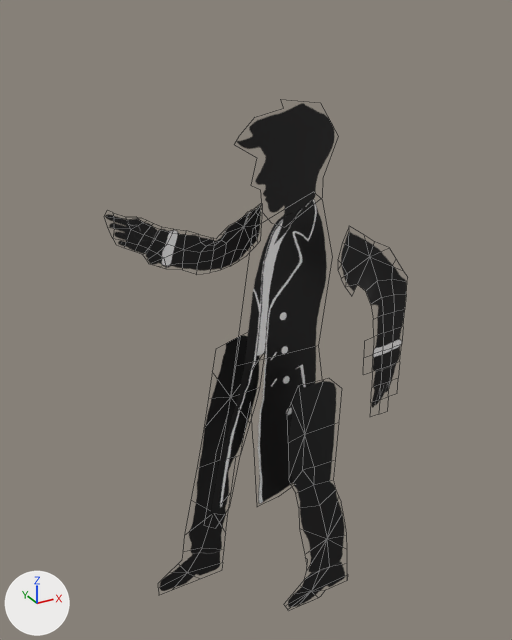
The FBX model Figuren/Hill/Hill_idle.fbx: old version first, new version second.
One viewpoint serves both versions: a 50 mm lens placed at (-0.00529, -0.01212, 0.00788), pointed at (0.00156, 0.00033, 0.00165). The lights are fixed; the arrows at lower left show +X, +Y and +Z. Mesh edges are drawn as thin lines. Where no turn or scale is listed for an object, it has been applied to the vertices.

Before the edit, the objects in view are built like this:
```python
ob_kopf = bpy.data.objects.new('Kopf', me_mesh_003)
ob_kopf.location = (0.00291, 0.0, 0.00136)
ob_körper = bpy.data.objects.new('Körper', me_mesh_002)
ob_körper.location = (0.0, 0.0, -0.00056)
ob_l_arm = bpy.data.objects.new('L_Arm', me_mesh_004)
ob_l_arm.location = (0.00759, -0.001, -0.00115)
ob_l_fuß = bpy.data.objects.new('L_Fuß', me_mesh)
ob_l_fuß.location = (0.00324, -0.001, 0.00127)
ob_r_arm = bpy.data.objects.new('R_Arm', me_mesh_005)
ob_r_arm.location = (0.00341, 0.001, -0.00232)
ob_r_fuß = bpy.data.objects.new('R_Fuß', me_mesh_001)
ob_r_fuß.location = (0.00389, 0.001, 0.00118)
```
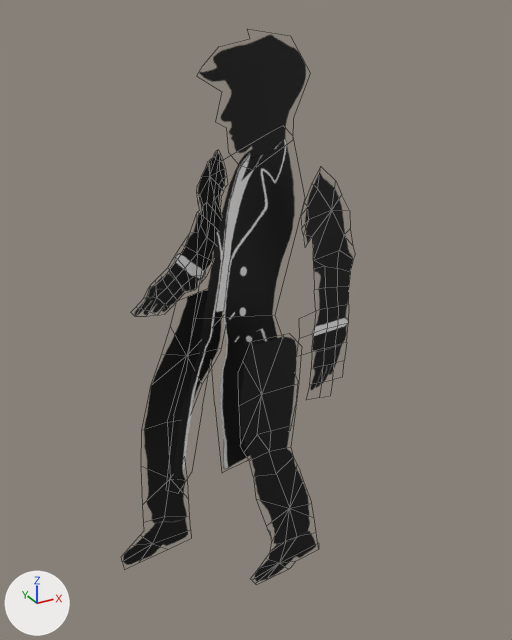
Boxes (x1, y1, x2, y2) around the edits, measured in the pictures (512 x 640 px):
'Körper', reshaped (8% taller)
    before: (211, 199, 327, 519)
    after: (173, 138, 295, 484)
'L_Fuß', reshaped (33% wider, 8% taller)
    before: (288, 381, 345, 607)
    after: (240, 337, 316, 581)
'R_Fuß', reshaped (7% taller)
    before: (159, 335, 260, 591)
    after: (123, 290, 222, 565)
'Kopf', mesh turned
    before: (237, 103, 335, 220)
    after: (199, 35, 306, 161)
'L_Arm', reshaped
    before: (341, 232, 407, 408)
    after: (305, 173, 353, 390)
'R_Arm', reshaped (41% narrower, 146% taller)
    before: (105, 205, 261, 271)
    after: (134, 152, 225, 316)

The change in detail:
me_mesh_005 is used by ob_r_arm; location (0.00341, 0.001, -0.00232).
me_mesh_005 had 99 vertices, 70 faces and spanned x -0.00482..-0.00132, y 0.0, z 0.00498..0.00664.
me_mesh_005 now has 99 vertices, 70 faces and spans x -0.00442..-0.00215, y -0.00006..0.00004, z 0.00426..0.00757.
me_mesh_005 part 1: 99 of 99 vertices moved; they spanned x -0.00482..-0.00132, y 0.0, z 0.00498..0.00664 and now span x -0.00442..-0.00215, y -0.00006..0.00004, z 0.00426..0.00757; mean shift (-0.00009, 0.0, 0.00008); largest move (-0.00482, 0.0, 0.00652) -> (-0.00434, 0.00003, 0.00431).
me_mesh_001 is used by ob_r_fuß; location (0.00389, 0.001, 0.00118).
me_mesh_001 had 38 vertices, 22 faces and spanned x -0.00475..-0.00172, y 0.0, z -0.00684..-0.00009.
me_mesh_001 now has 38 vertices, 22 faces and spans x -0.00562..-0.00266, y -0.00001..0.0001, z -0.00563..0.00118.
me_mesh_001 part 6: 38 of 38 vertices moved; they spanned x -0.00475..-0.00172, y 0.0, z -0.00684..-0.00009 and now span x -0.00562..-0.00266, y -0.00001..0.0001, z -0.00563..0.00118; mean shift (-0.001, 0.00003, 0.00133); largest move (-0.00295, 0.0, -0.00339) -> (-0.00422, 0.0001, -0.00198).
me_mesh_004 is used by ob_l_arm; location (0.00759, -0.001, -0.00115).
me_mesh_004 had 57 vertices, 41 faces and spanned x -0.00488..-0.003, y 0.0, z 0.00038..0.00507.
me_mesh_004 now has 57 vertices, 41 faces and spans x -0.00576..-0.00446, y -0.00001..0.00013, z 0.00125..0.00632.
me_mesh_004 part 3: 57 of 57 vertices moved; they spanned x -0.00488..-0.003, y 0.0, z 0.00038..0.00507 and now span x -0.00576..-0.00446, y -0.00001..0.00013, z 0.00125..0.00632; mean shift (-0.00138, 0.00003, 0.00095); largest move (-0.00376, 0.0, 0.00038) -> (-0.00547, 0.00009, 0.00127).
me_mesh_002 is used by ob_körper; location (0.0, 0.0, -0.00056).
me_mesh_002 had 21 vertices, 2 faces and spanned x 0.0..0.00334, y 0.0, z -0.00273..0.00497.
me_mesh_002 now has 21 vertices, 2 faces and spans x -0.00088..0.00253, y 0.0, z -0.00141..0.00635.
me_mesh_002 part 2: 21 of 21 vertices moved; they spanned x 0.0..0.00334, y 0.0, z -0.00273..0.00497 and now span x -0.00088..0.00253, y 0.0, z -0.00141..0.00635; mean shift (-0.00088, 0.0, 0.00131); largest move (0.00034, 0.0, -0.00069) -> (-0.0006, 0.0, 0.00059).
me_mesh is used by ob_l_fuß; location (0.00324, -0.001, 0.00127).
me_mesh had 57 vertices, 36 faces and spanned x -0.00165..0.00025, y 0.0, z -0.00694..-0.00069.
me_mesh now has 57 vertices, 36 faces and spans x -0.00281..-0.00067, y 0.0, z -0.0057..0.00059.
me_mesh part 4: 57 of 57 vertices moved; they spanned x -0.00165..0.00025, y 0.0, z -0.00694..-0.00069 and now span x -0.00281..-0.00067, y 0.0, z -0.0057..0.00059; mean shift (-0.00106, 0.0, 0.0013); largest move (-0.00009, 0.0, -0.00419) -> (-0.00128, 0.0, -0.00288).
me_mesh_003 has 15 vertices, 1 face and spans x -0.002..0.0004, y 0.0, z 0.0024..0.00493.
me_mesh_003 is used by ob_kopf; location (0.00291, 0.0, 0.00136).
me_mesh_003 part 5: the whole mesh is turned 0.6 degrees about the y axis through its middle, then moved by (-0.00073, 0.0, 0.00125).
